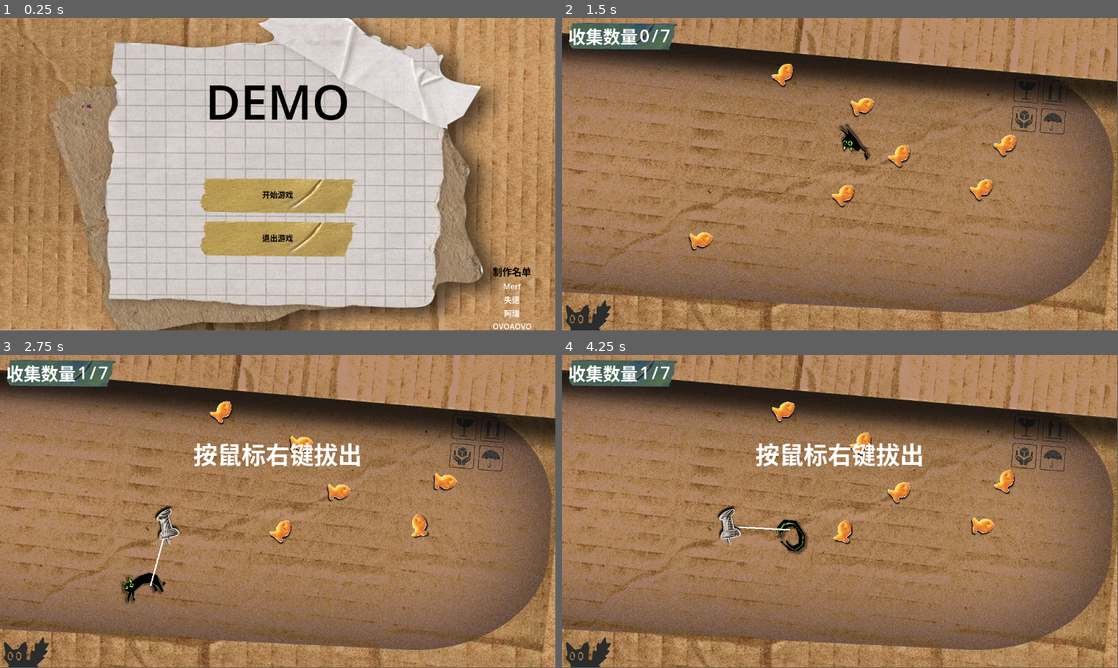
Above: before the commit, frames 1-4 (two rows, left to right).
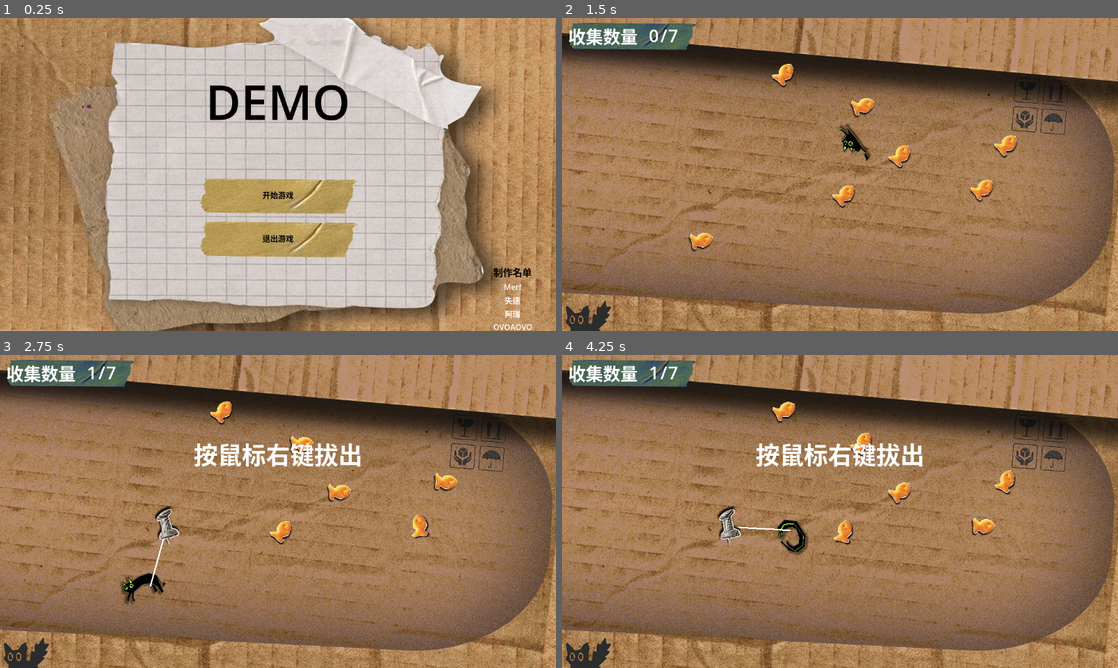
Above: after the commit, the same moments.

Repository: OVOAOVO/hajimi
Game: Godot game, scene res://level/开始界面.tscn
The game is run twice, just before and just after one commit, with the same random seed, the same clock (stepped at 60 frames per second) and the same inputs. The engine's default icon, where the game draws it, is replaced by a stand-in: a white triangle on a blue panel in a dark square.
Inputs (mouse positions are in pixels of both pictures, inside the frame that each line leads up to):
- Up to frame 1 (0.25 s): no input
- Up to frame 2 (1.5 s): click "开始游戏" at 0.5 s; tap Enter at 1.25 s; move the mouse to (962, 158) at 1.27 s; click (962, 158) at 1.42 s
- Up to frame 3 (2.75 s): move the mouse to (166, 527) at 2.02 s; click (166, 527) at 2.17 s
- Up to frame 4 (4.25 s): move the mouse to (895, 442) at 2.77 s; click (895, 442) at 2.92 s; move the mouse to (812, 574) at 3.52 s; click (812, 574) at 3.67 s
The window is 799x449 before the commit and 800x450 after it. Grey fills any space a smaller window leaves; there, only what the larger window draws over its background counts as a difference.

The runs differ from the first frame. In frame 1, 3.7% of the frame differs, in the area x 0-100%, y 0-100%; in frame 2, 5.2%; in frame 3, 5.8%; in frame 4, 5.9%.

Commit message:
打磨结束

Diff:
--- a/level/第一次运行提示.tscn
+++ b/level/第一次运行提示.tscn
@@ -23,3 +23,11 @@
 offset_bottom = 23.0
 theme_override_font_sizes/font_size = 50
 text = "按鼠标右键拔出"
+
+[node name="旋转提示" type="Label" parent="." unique_id=276918937]
+visible = false
+layout_mode = 0
+offset_right = 350.0
+offset_bottom = 69.0
+theme_override_font_sizes/font_size = 50
+text = "只有旋转才能吃到小鱼干~"
--- a/prefab/countPanel.tscn
+++ b/prefab/countPanel.tscn
@@ -12,7 +12,7 @@
 
 [node name="BoxContainer" type="BoxContainer" parent="." unique_id=249143396]
 layout_mode = 0
-offset_right = 240.0
+offset_right = 280.0
 offset_bottom = 64.0
 
 [node name="TextureRect" type="TextureRect" parent="BoxContainer" unique_id=690963122]
@@ -34,17 +34,18 @@
 layout_mode = 0
 offset_left = 152.0
 offset_top = 7.0
-offset_right = 173.0
+offset_right = 192.68
 offset_bottom = 57.0
 size_flags_horizontal = 3
 theme_override_font_sizes/font_size = 36
-text = "0"
+text = "1"
+horizontal_alignment = 2
 
 [node name="middle" type="Label" parent="BoxContainer/TextureRect" unique_id=450161280]
 layout_mode = 0
-offset_left = 177.0
+offset_left = 194.86
 offset_top = 7.0
-offset_right = 191.0
+offset_right = 208.86
 offset_bottom = 57.0
 size_flags_horizontal = 3
 theme_override_font_sizes/font_size = 36
@@ -52,10 +53,10 @@
 
 [node name="maxValue" type="Label" parent="BoxContainer/TextureRect" unique_id=1315205432]
 layout_mode = 0
-offset_left = 195.0
+offset_left = 210.65
 offset_top = 7.0
-offset_right = 216.0
+offset_right = 251.65
 offset_bottom = 57.0
 size_flags_horizontal = 3
 theme_override_font_sizes/font_size = 36
-text = "3"
+text = "30"
--- a/project.godot
+++ b/project.godot
@@ -20,6 +20,10 @@
 scene_loader="*uid://bpedhl5ugdhsm"
 AudioManager="*uid://dmbuhmyldehmt"
 
+[display]
+
+window/stretch/mode="viewport"
+
 [editor_plugins]
 
 enabled=PackedStringArray("res://addons/LevelManeger/plugin.cfg")
--- a/scripts/CoreLogicFirst.gd
+++ b/scripts/CoreLogicFirst.gd
@@ -28,8 +28,10 @@
 var _first_tip_control: Control = null
 var _insert_label: Label = null
 var _remove_label: Label = null
+var _rotate_label: Label = null
 var _first_landing_done: bool = false
 var _pin_placed_once: bool = false
+var _rotate_shown_once: bool = false
 
 # 重力（与 Cat.gd 保持一致）
 const GRAVITY: float = 980.0
@@ -73,6 +75,7 @@
 	if _first_tip_control:
 		_insert_label = _first_tip_control.get_node_or_null("插入点")
 		_remove_label = _first_tip_control.get_node_or_null("拔出点")
+		_rotate_label = _first_tip_control.get_node_or_null("旋转提示")
 
 	# 随机撒金币
 	_spawn_coins()
@@ -168,7 +171,7 @@
 		add_child(_current_pin)
 	_current_pin.position = at_position
 
-	# 第一次放置 Pin：淡出插入提示 → 淡入拔出提示
+	# 第一次放置 Pin：淡出插入提示 → 淡入拔出提示（旋转提示在拔出后才触发）
 	if not _pin_placed_once:
 		_pin_placed_once = true
 		if _insert_label and _insert_label.visible:
@@ -188,16 +191,30 @@
 	_current_pin.queue_free()
 	_current_pin = null
 
-	# 淡出所有提示
+	# 猫恢复自由弹跳
+	_stop_orbit_on_cat()
+
+	# 第一次拔出 Pin：触发旋转提示的淡入 → 淡出序列
+	if _pin_placed_once and not _rotate_shown_once:
+		_rotate_shown_once = true
+		# 先淡出拔出提示
+		if _remove_label and _remove_label.visible:
+			_fade_out(_remove_label, 0.3)
+		# 延迟后淡入旋转提示，再自动淡出
+		var tw := create_tween()
+		tw.tween_interval(0.5)
+		tw.tween_callback(_show_rotate_tip_sequence)
+		return
+
+	# 后续操作：正常淡出所有提示
 	if _insert_label and _insert_label.visible:
 		_fade_out(_insert_label, 0.3)
 	if _remove_label and _remove_label.visible:
 		_fade_out(_remove_label, 0.3)
+	if _rotate_label and _rotate_label.visible:
+		_fade_out(_rotate_label, 0.3)
 	if _first_tip_control and _first_tip_control.visible:
 		_fade_out(_first_tip_control, 0.3)
-
-	# 猫恢复自由弹跳
-	_stop_orbit_on_cat()
 
 
 ## 让猫开始/更新圆周运动，绕 center 旋转
@@ -225,6 +242,22 @@
 		return
 	if body.get("_orbiting"):
 		body.stop_orbit()
+
+
+## 淡入旋转提示，显示一段时间后自动淡出
+func _show_rotate_tip_sequence() -> void:
+	if _rotate_label == null or not is_instance_valid(_rotate_label):
+		return
+	_rotate_label.visible = true
+	_fade_in(_rotate_label, 0.3)
+
+	# 2.5 秒后自动淡出
+	var tw := create_tween()
+	tw.tween_interval(2.5)
+	tw.tween_callback(func():
+		if is_instance_valid(_rotate_label) and _rotate_label.visible:
+			_fade_out(_rotate_label, 0.3)
+	)
 
 
 ## 更新第一次运行提示位置：插入点/拔出点 Label 跟随猫上方 100px，不旋转
@@ -251,6 +284,8 @@
 			_fade_in(_insert_label, FADE_IN_TIME)
 		if _remove_label:
 			_remove_label.position = screen_center + Vector2(0, TIP_OFFSET_Y) - _remove_label.size / 2.0
+		if _rotate_label:
+			_rotate_label.position = screen_center + Vector2(0, TIP_OFFSET_Y) - _rotate_label.size / 2.0
 
 
 
